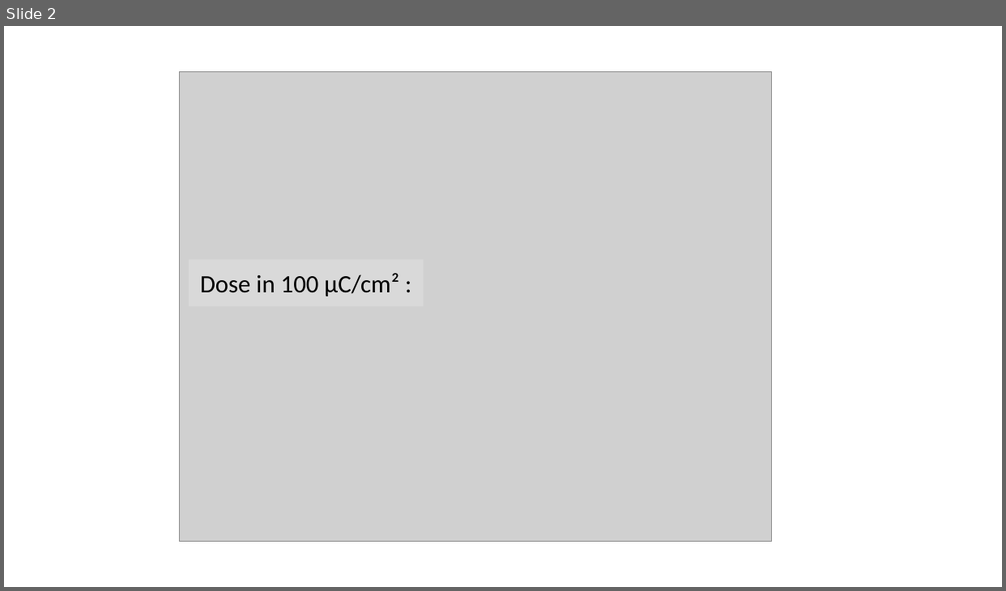
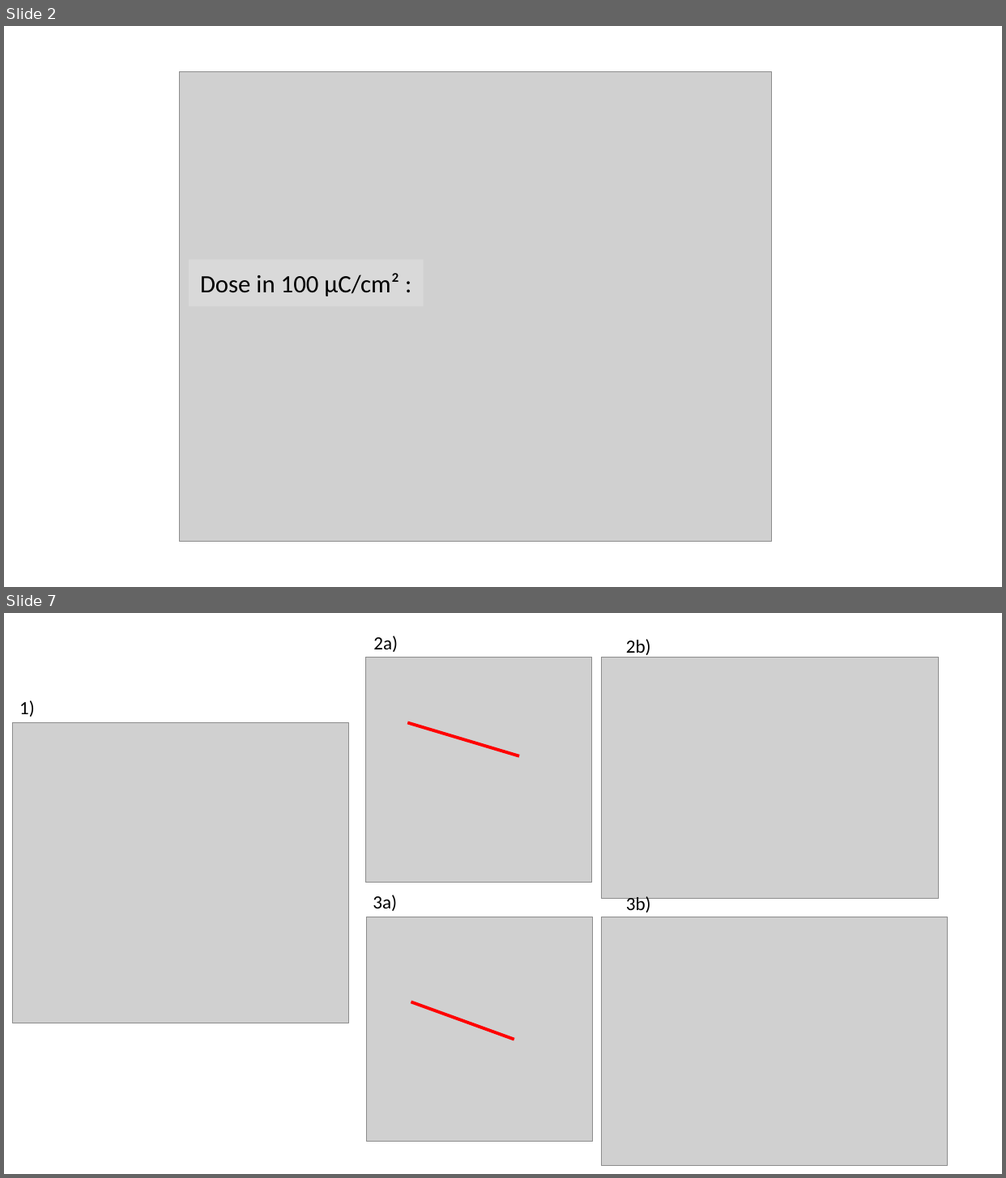
Before and after one commit to alexburg14/Thesis, a slide deck: correcting presenatation.pptx. Shown one above the other, each under a label of ours: slide 2 before the commit, slides 2 and 7 after it; the slides between them are not shown. The pictures are 1006x591 and 1006x1178 pixels, drawn with LibreOffice and Linux fonts; fonts in the diff are those of the drawing; grey boxes stand for pictures. Boxes give left, top, right and bottom in pixels: in the first picture for what was removed or moved away, otherwise in the second. Text is boxed around its words. In the diff, an @@ line names an element or a change of style, - is before the commit and + after.

```diff
--- a/correcting presenatation.pptx
+++ b/correcting presenatation.pptx
@@ slide 7 added at <box>4,613,1002,1174</box>, background #FFFFFF @@
@@ text added at <box>373,636,398,652</box>, 18 pt, text #000000 @@
+2a)
@@ picture added at <box>365,658,592,883</box> @@
@@ picture added at <box>602,658,938,899</box> @@
@@ text added at <box>626,639,651,658</box>, 18 pt, text #000000 @@
+2b)
@@ text added at <box>19,700,35,717</box>, 18 pt, text #000000 @@
+1)
@@ picture added at <box>12,723,348,1024</box> @@
@@ line added from (407, 723) to (519, 756), #FF0000 3 pt @@
@@ text added at <box>373,895,397,911</box>, 18 pt, text #000000 @@
+3a)
@@ text added at <box>626,895,651,913</box>, 18 pt, text #000000 @@
+3b)
@@ picture added at <box>366,917,593,1142</box> @@
@@ picture added at <box>602,917,948,1165</box> @@
@@ line added from (411, 1003) to (514, 1040), #FF0000 3 pt @@
```
Also in this commit, not shown: 4 other slides added, 1 slide removed, 26 other files.
